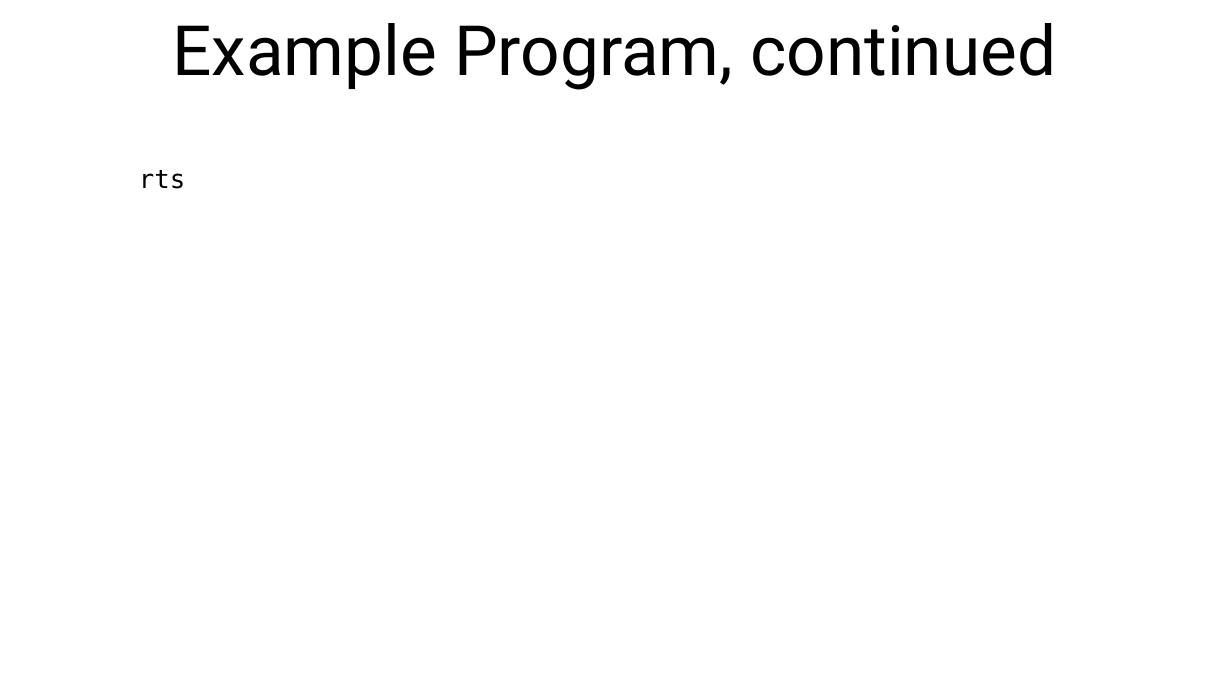
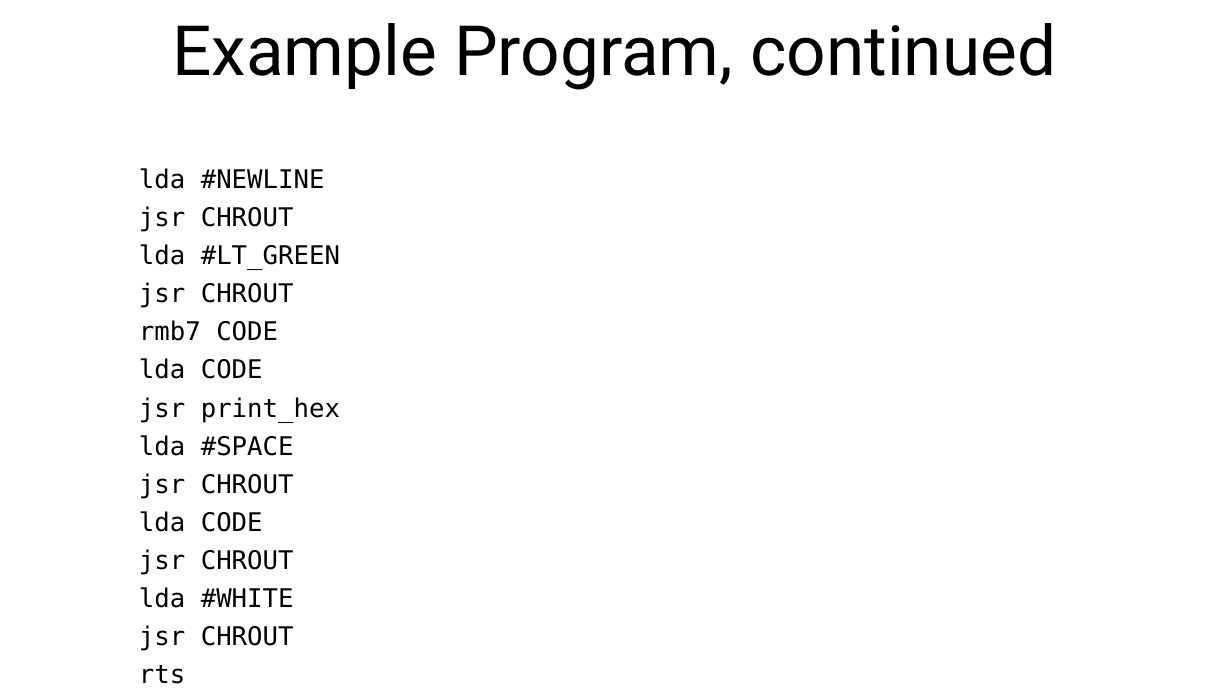
Before and after one commit to SlithyMatt/x16-assembly-tutorial, a slide deck: slide 19 of Lesson6/Lesson6.odp (slide 14 before the commit). Drawn at 1232x693 pixels with LibreOffice and Linux fonts; fonts in the diff are those of the drawing. Boxes give left, top, right and bottom in pixels: in the first picture for what was removed or moved away, otherwise in the second. Text is boxed around its words. In the diff, an @@ line names an element or a change of style, - is before the commit and + after.

```diff
--- a/Lesson6/Lesson6.odp
+++ b/Lesson6/Lesson6.odp
@@ text at box(139, 168, 340, 651): paragraphs added @@
+lda #NEWLINE
+jsr CHROUT
+lda #LT_GREEN
+jsr CHROUT
+rmb7 CODE
+lda CODE
+jsr print_hex
+lda #SPACE
+jsr CHROUT
+lda CODE
+jsr CHROUT
+lda #WHITE
+jsr CHROUT
```
Also in this commit, not shown: 1 other slide changed, 5 slides added.
